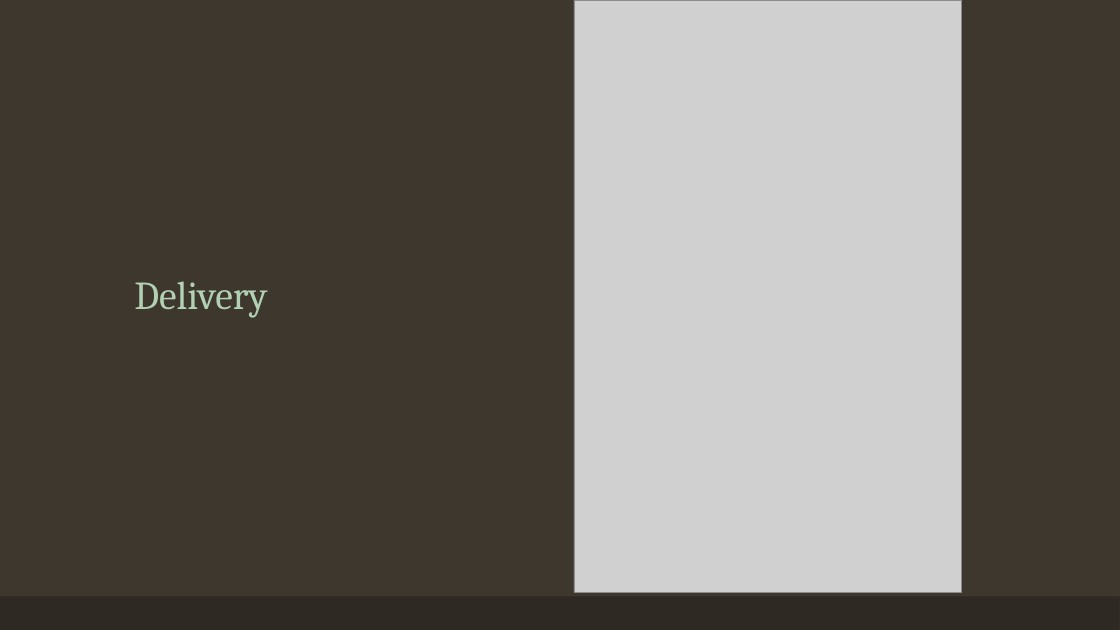
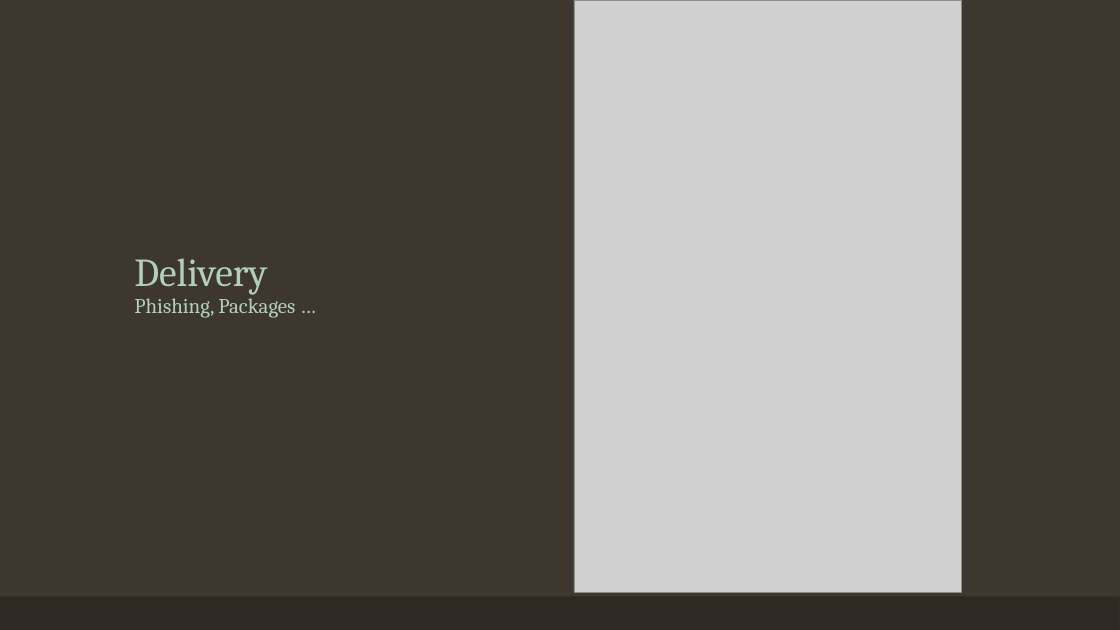
Before and after one commit to PeterWalker-Inc/ransomware, a slide deck: slide 8 of Ransomware.pptx. Drawn at 1120x630 pixels with LibreOffice and Linux fonts; fonts in the diff are those of the drawing; grey boxes stand for pictures. Boxes give left, top, right and bottom in pixels: in the first picture for what was removed or moved away, otherwise in the second. Text is boxed around its words. In the diff, an @@ line names an element or a change of style, - is before the commit and + after.

```diff
--- a/Ransomware.pptx
+++ b/Ransomware.pptx
@@ title at (x1=134, y1=258, x2=295, y2=318): text changed; size 34 to 18 pt @@
-Delivery
+Delivery
+Phishing, Packages …
```
Also in this commit, not shown: 8 other slides changed, 7 other files.
